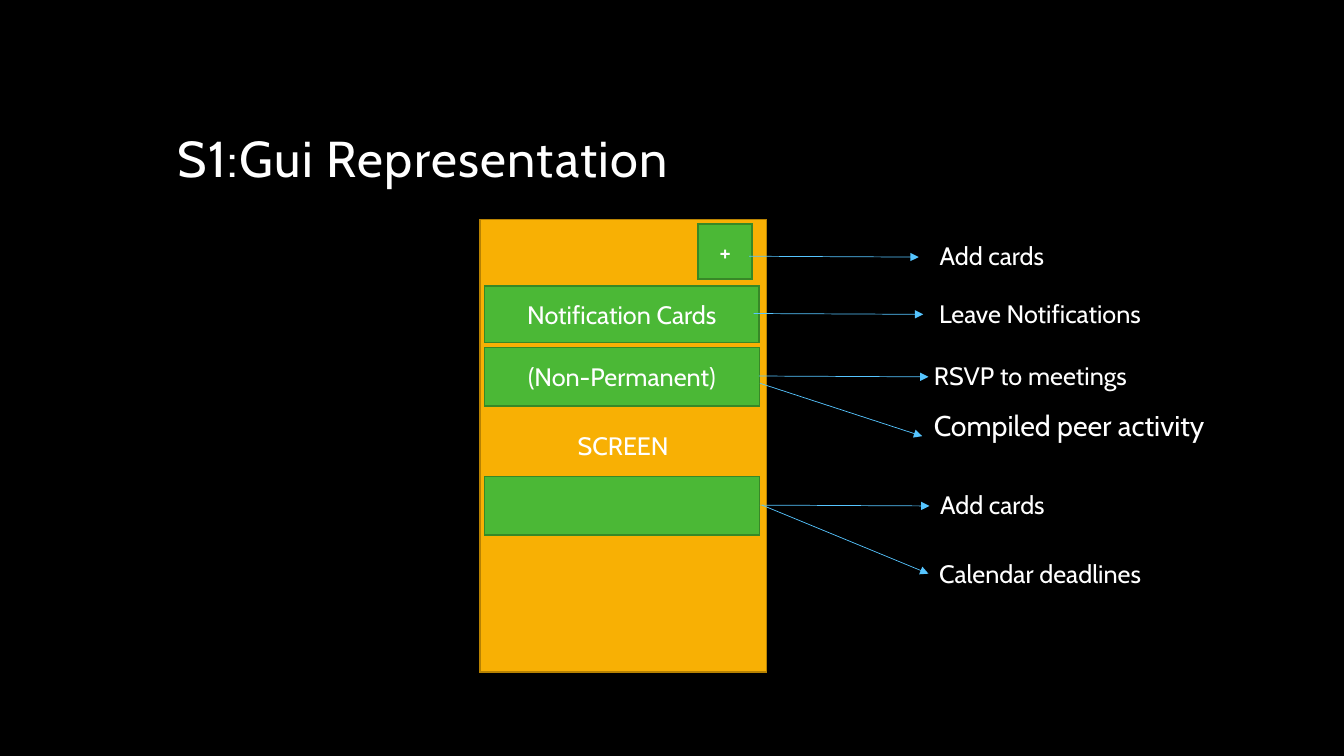
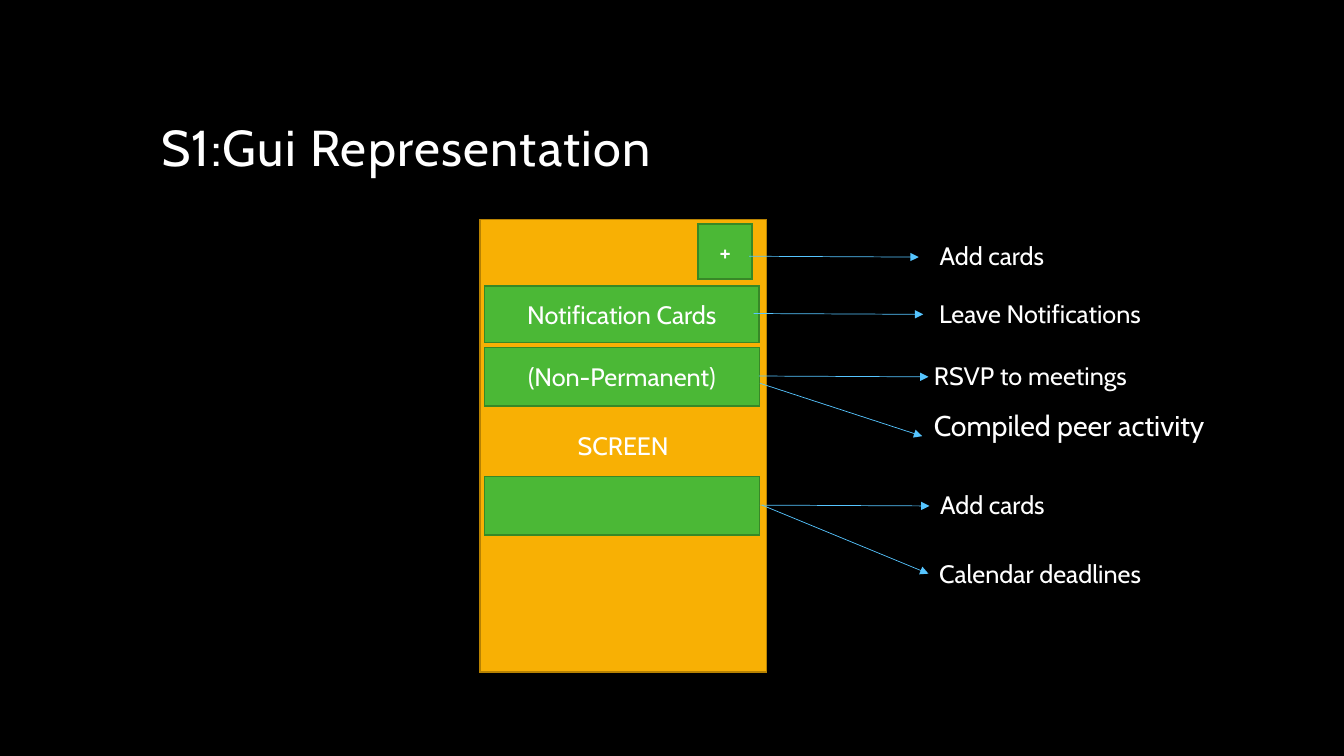
Before and after one commit to arnyboy101/InsemiTimeSheet, a slide deck: slide 2 of SubRoutine Diagrams/Notice Board.pptx. Drawn at 1344x756 pixels with LibreOffice and Linux fonts; fonts in the diff are those of the drawing; background and template pictures are left out. Boxes give left, top, right and bottom in pixels: in the first picture for what was removed or moved away, otherwise in the second. Text is boxed around its words. In the diff, an @@ line names an element or a change of style, - is before the commit and + after.

```diff
--- a/SubRoutine Diagrams/Notice Board.pptx
+++ b/SubRoutine Diagrams/Notice Board.pptx
@@ title "S1:Gui Representation": place and size @@
-title "S1:Gui Representation" at bbox=[178, 141, 668, 188]
+title "S1:Gui Representation" at bbox=[161, 130, 651, 177]
```
Also in this commit, not shown: 2 other files.
